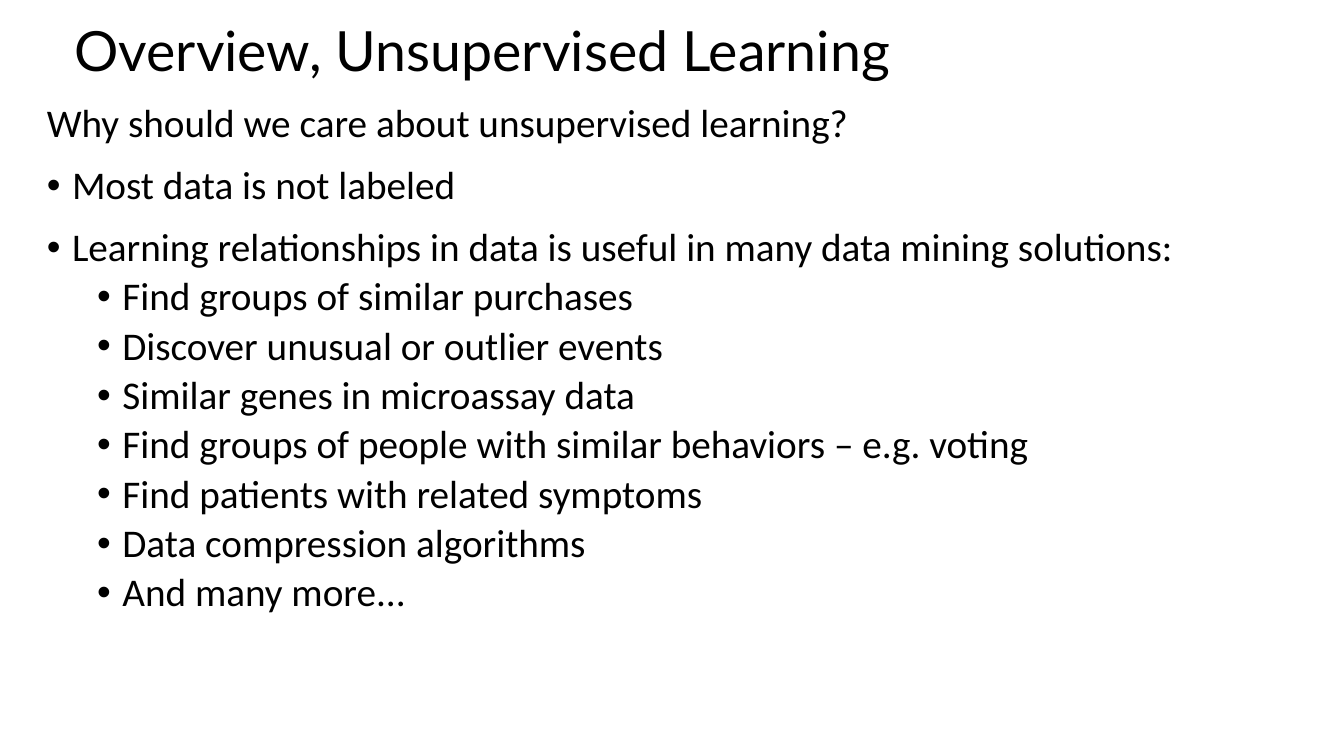
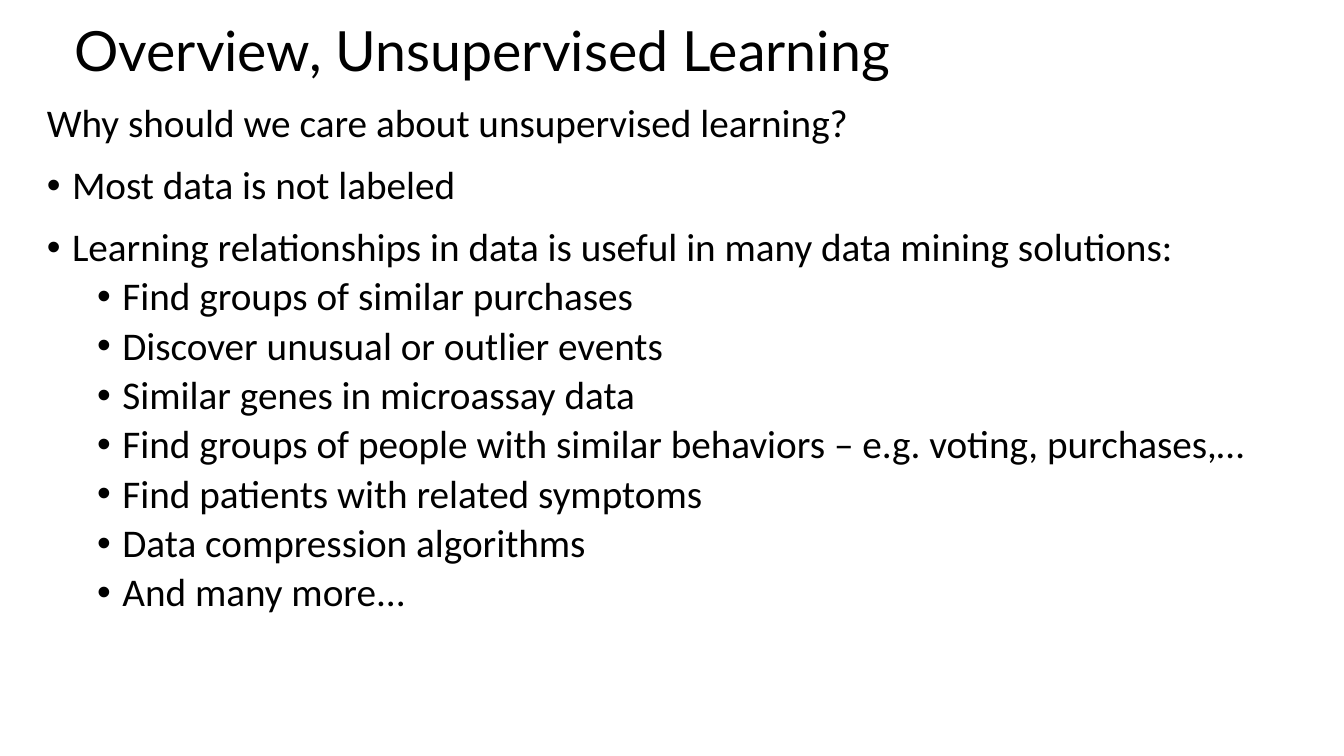
Before and after one commit to tenevian/Harvard-SSP-Data-Mining, a slide deck: slide 3 of slides/9_IntroductionToClustering_Part1.pptx. Drawn at 1344x756 pixels with LibreOffice and Linux fonts; fonts in the diff are those of the drawing. Boxes give left, top, right and bottom in pixels: in the first picture for what was removed or moved away, otherwise in the second. Text is boxed around its words. In the diff, an @@ line names an element or a change of style, - is before the commit and + after.

```diff
--- a/slides/9_IntroductionToClustering_Part1.pptx
+++ b/slides/9_IntroductionToClustering_Part1.pptx
@@ text at (122,430,1244,465): text changed @@
-  • Find groups of people with similar behaviors – e.g. voting
+  • Find groups of people with similar behaviors – e.g. voting, purchases,…
```
Also in this commit, not shown: 5 other slides changed, 2 slides added.
